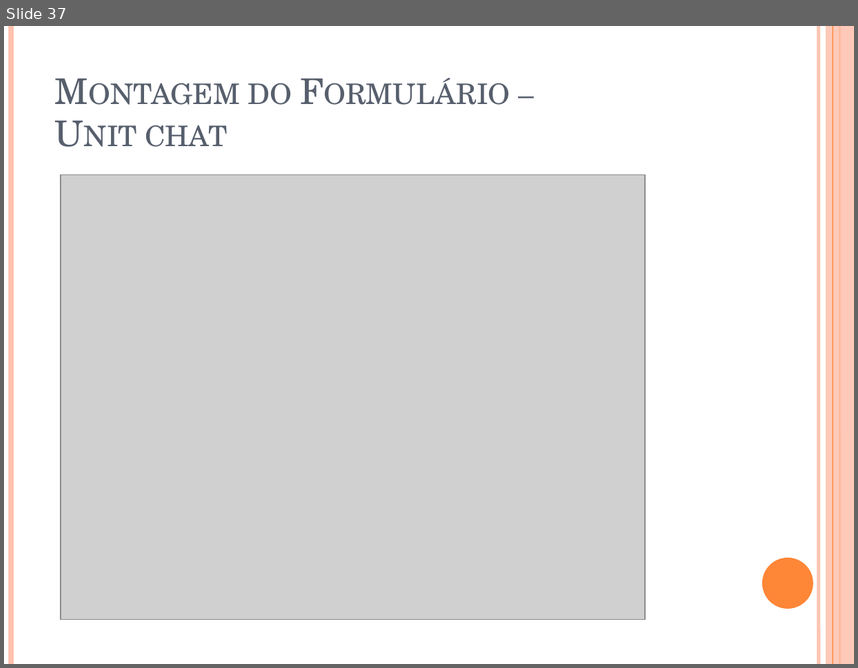
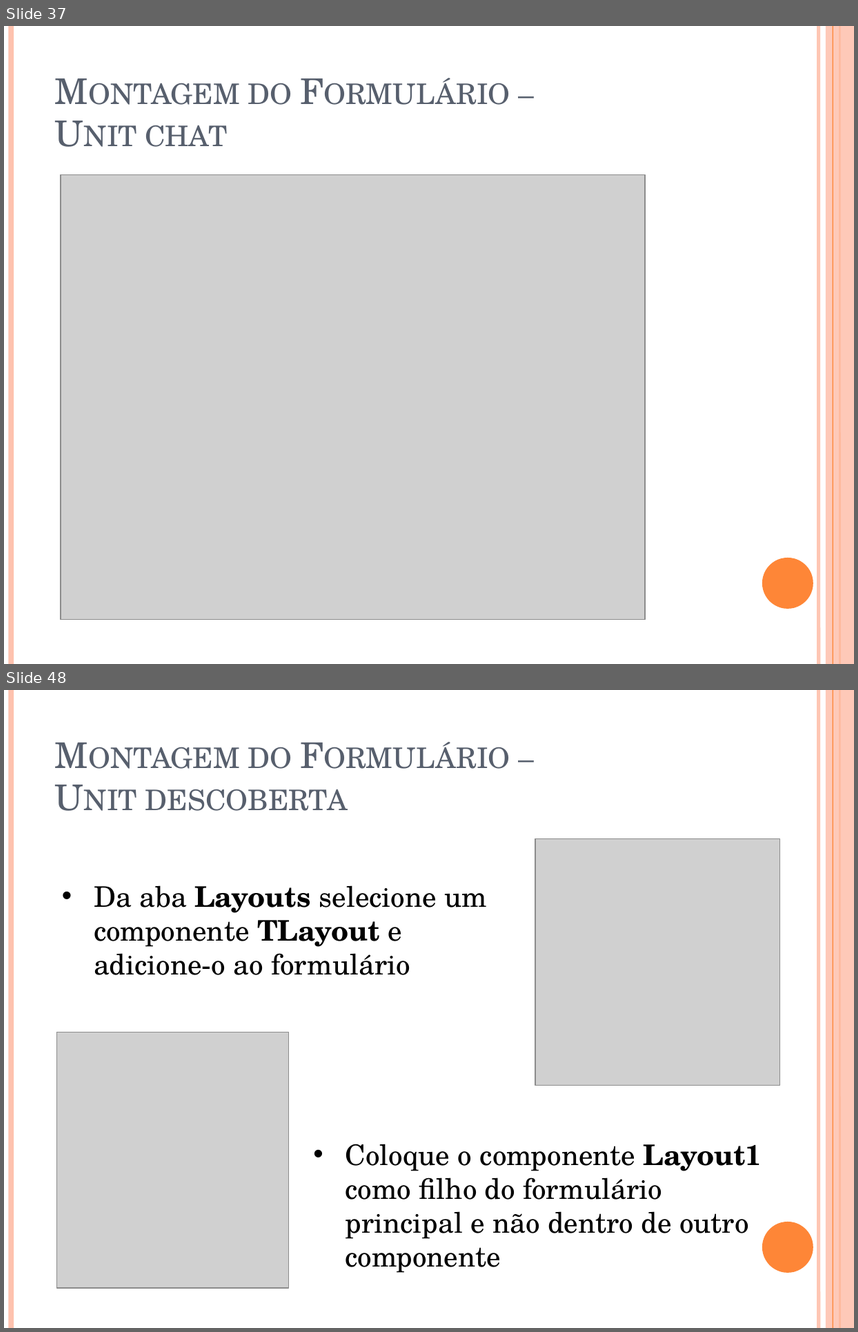
Before and after one commit to igorscandido/Conexao-Bluetooth-usando-Delphi, a slide deck: Stuff/Conexão Bluetooth usando Delphi.pptx. Shown one above the other, each under a label of ours: slide 37 before the commit, slides 37 and 48 after it; the slides between them are not shown. The pictures are 858x668 and 858x1332 pixels, drawn with LibreOffice and Linux fonts; fonts in the diff are those of the drawing; grey boxes stand for pictures. Boxes give left, top, right and bottom in pixels: in the first picture for what was removed or moved away, otherwise in the second. Text is boxed around its words. In the diff, an @@ line names an element or a change of style, - is before the commit and + after.

```diff
--- a/Stuff/Conexão Bluetooth usando Delphi.pptx
+++ b/Stuff/Conexão Bluetooth usando Delphi.pptx
@@ slide 48 added at bbox=[4, 690, 854, 1328], background #FFFFFF; not listed: 6 template elements that a slide beside it also shows @@
@@ title added at bbox=[145, 747, 348, 811], 30 pt, text #575F6D, small capitals @@
+Montagem do Formulário –
+Unit descoberta
@@ picture added at bbox=[535, 839, 780, 1085] @@
@@ text added at bbox=[94, 885, 487, 975], 24 pt, text #000000 @@
+• Da aba Layouts selecione um componente TLayout e adicione-o ao formulário
@@ picture added at bbox=[56, 1032, 289, 1288] @@
@@ text added at bbox=[346, 1143, 762, 1272], 24 pt, text #000000 @@
+• Coloque o componente Layout1 como filho do formulário principal e não dentro de outro componente
```
Also in this commit, not shown: 21 other slides added, 1 other file.
